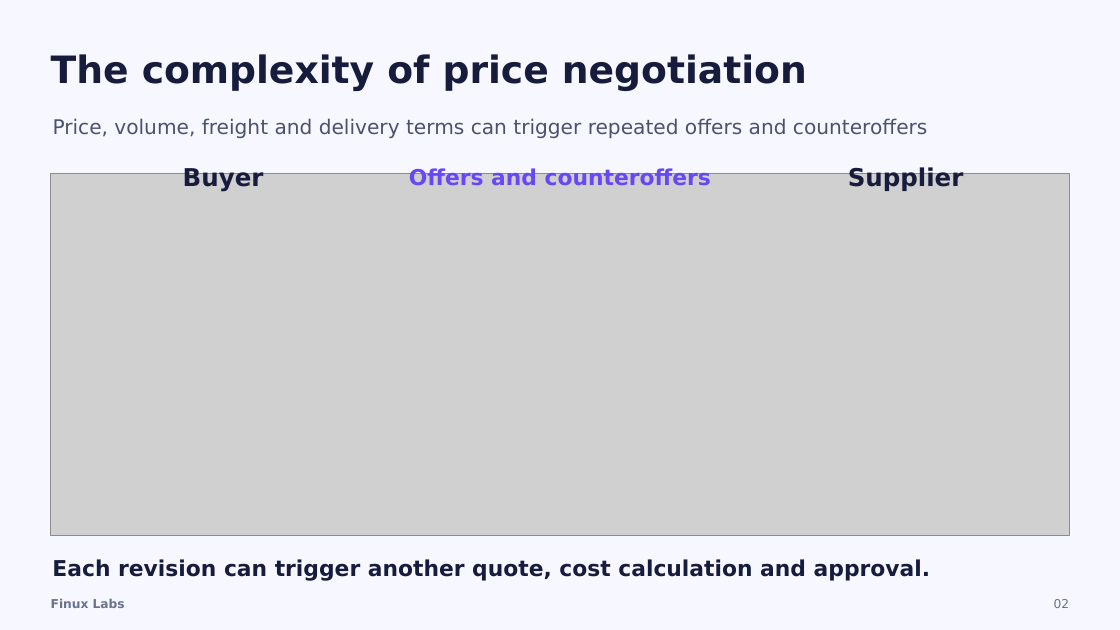
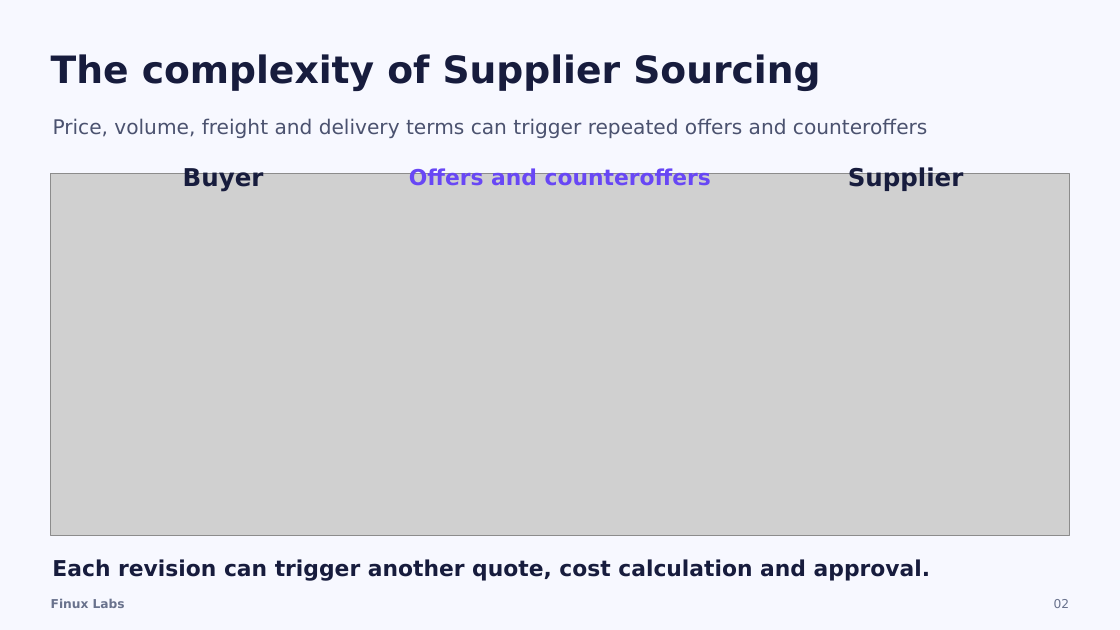
Before and after one commit to SmartFinuxLabs/SmartFinuxLabs.github.io, a slide deck: slide 2 of docs/publish/pitch-agentic-procurement/Finux-Labs-Procurement-AI-Pitch-15-Slides.pptx. Drawn at 1120x630 pixels with LibreOffice and Linux fonts; fonts in the diff are those of the drawing; grey boxes stand for pictures. Boxes give left, top, right and bottom in pixels: in the first picture for what was removed or moved away, otherwise in the second. Text is boxed around its words. In the diff, an @@ line names an element or a change of style, - is before the commit and + after.

Commit message:
Update slide 1, 2, 3 messaging to include Sourcing and negotiation rounds across HTML, PPTX, and PDF

```diff
--- a/docs/publish/pitch-agentic-procurement/Finux-Labs-Procurement-AI-Pitch-15-Slides.pptx
+++ b/docs/publish/pitch-agentic-procurement/Finux-Labs-Procurement-AI-Pitch-15-Slides.pptx
@@ text at (x1=51, y1=54, x2=820, y2=91): text changed @@
-The complexity of price negotiation
+The complexity of Supplier Sourcing
```
Also in this commit, not shown: 2 other slides changed, 2 other files.
